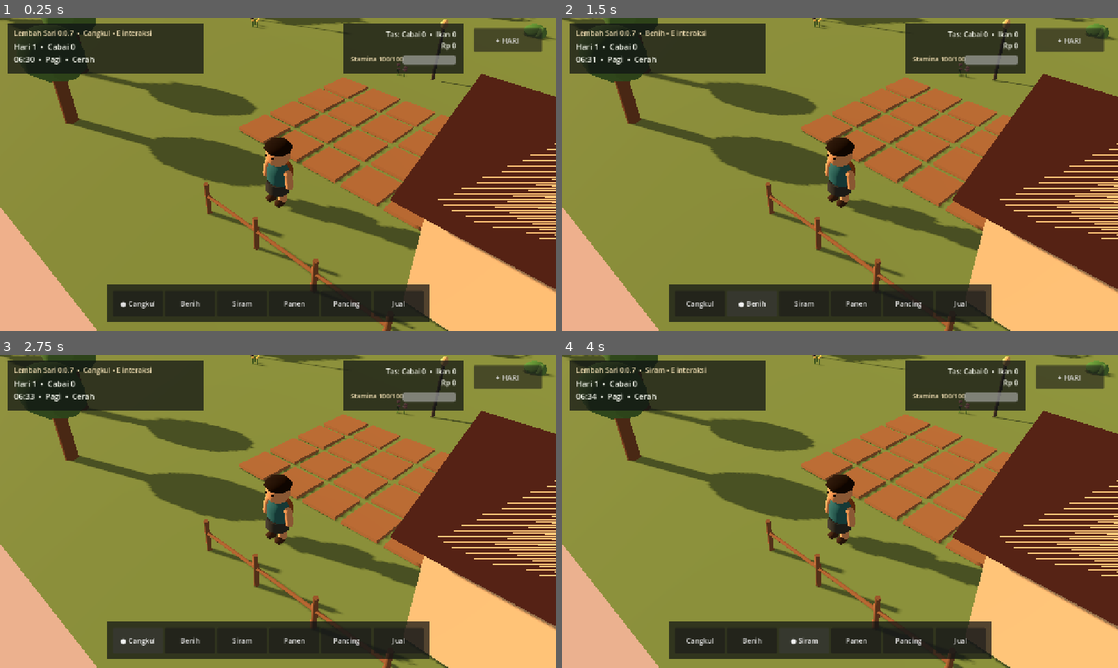
Above: before the commit, frames 1-4 (two rows, left to right).
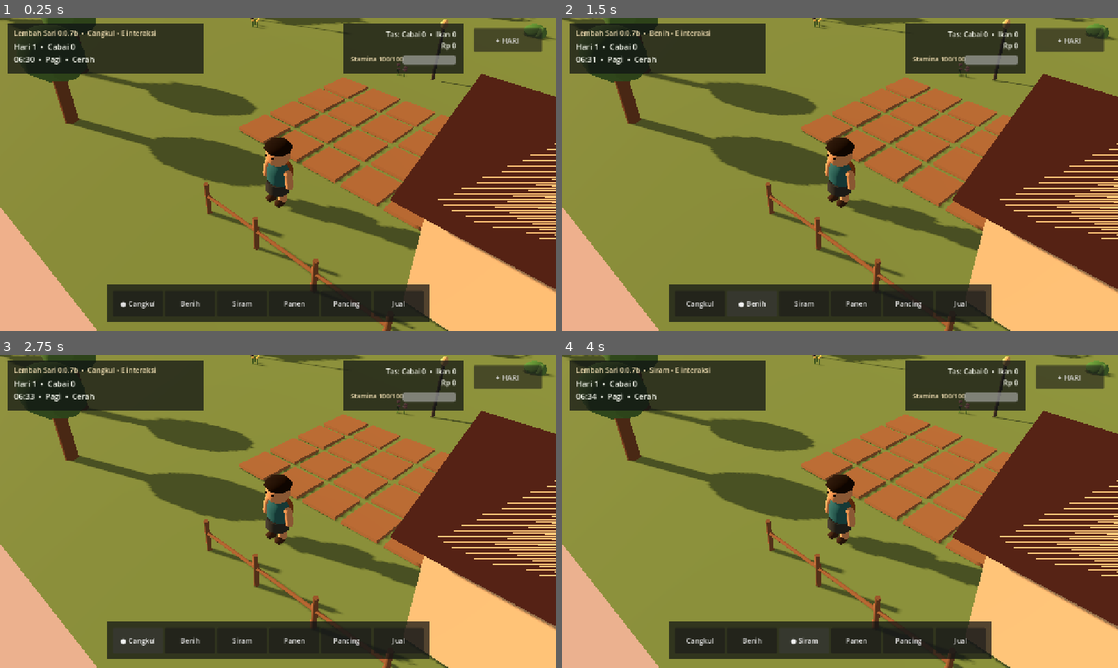
Above: after the commit, the same moments.

Repository: eneft/Lembah-sari
Game: Godot game, scene res://scenes/Main.tscn
Two runs of this game, one before a commit and one after it. Both use one fixed random seed, a clock stepped at 60 frames per second and the inputs below.
Inputs:
- Up to frame 1 (0.25 s): no input
- Up to frame 2 (1.5 s): click "● Cangkul" at 0.5 s; click "Benih" at 1.25 s
- Up to frame 3 (2.75 s): click "Cangkul" at 2 s
- Up to frame 4 (4 s): click "Siram" at 2.75 s; click "● Siram" at 3.5 s

The runs differ from the first frame. In frame 1, 0.2% of the frame differs, in the area x 13-28%, y 3-7%; in frame 2, 0.2%; in frame 3, 0.2%; in frame 4, 0.2%.

Commit message:
Mark visual shape overhaul build as 0.0.7b

Diff:
--- a/scripts/mobile_controls.gd
+++ b/scripts/mobile_controls.gd
@@ -50,9 +50,9 @@
 	joystick_control.visible = is_mobile_platform
 	action_button.visible = is_mobile_platform
 	if is_mobile_platform:
-		hint_label.text = "Lembah Sari 0.0.7  •  pilih alat • AKSI"
+		hint_label.text = "Lembah Sari 0.0.7b  •  pilih alat • AKSI"
 	else:
-		hint_label.text = "Lembah Sari 0.0.7  •  1–6 alat • E interaksi"
+		hint_label.text = "Lembah Sari 0.0.7b  •  1–6 alat • E interaksi"
 
 func _unhandled_input(event: InputEvent) -> void:
 	if dialogue_panel.visible and event.is_action_pressed("interact"):
@@ -166,9 +166,9 @@
 		"sell": sell_button.text = "● Jual"
 	var platform_name: String = OS.get_name()
 	if platform_name == "Android" or platform_name == "iOS":
-		hint_label.text = "Lembah Sari 0.0.7  •  %s • AKSI" % str(labels.get(tool, tool))
+		hint_label.text = "Lembah Sari 0.0.7b  •  %s • AKSI" % str(labels.get(tool, tool))
 	else:
-		hint_label.text = "Lembah Sari 0.0.7  •  %s • E interaksi" % str(labels.get(tool, tool))
+		hint_label.text = "Lembah Sari 0.0.7b  •  %s • E interaksi" % str(labels.get(tool, tool))
 
 func _on_dialogue_requested(speaker: String, text: String) -> void:
 	dialogue_name.text = speaker
